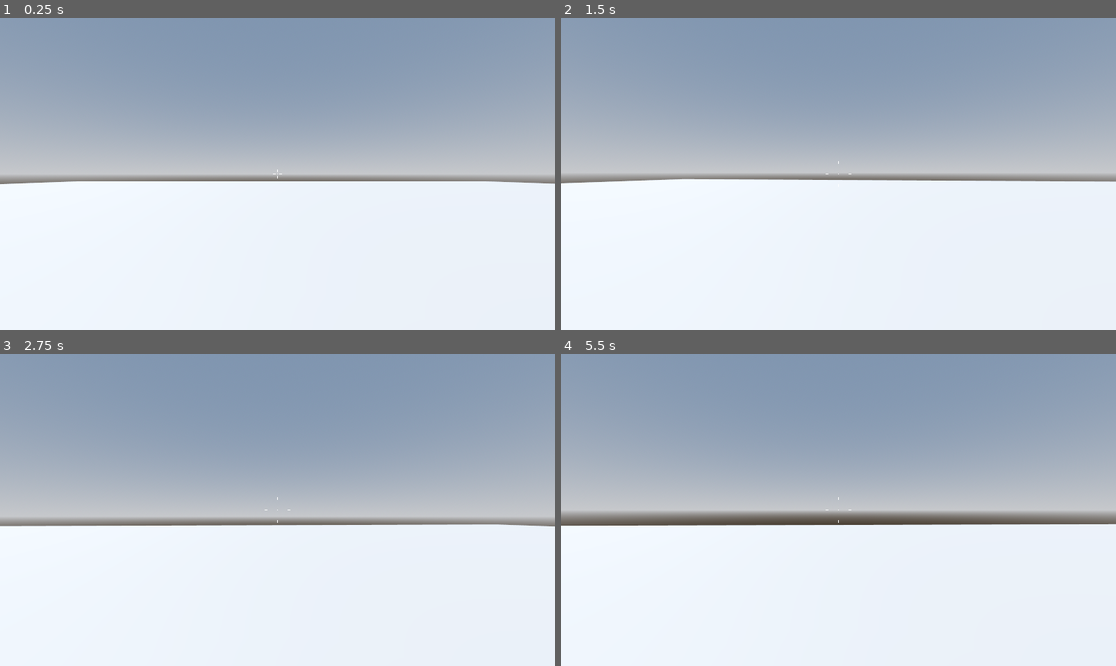
Above: before the commit, frames 1-4 (two rows, left to right).
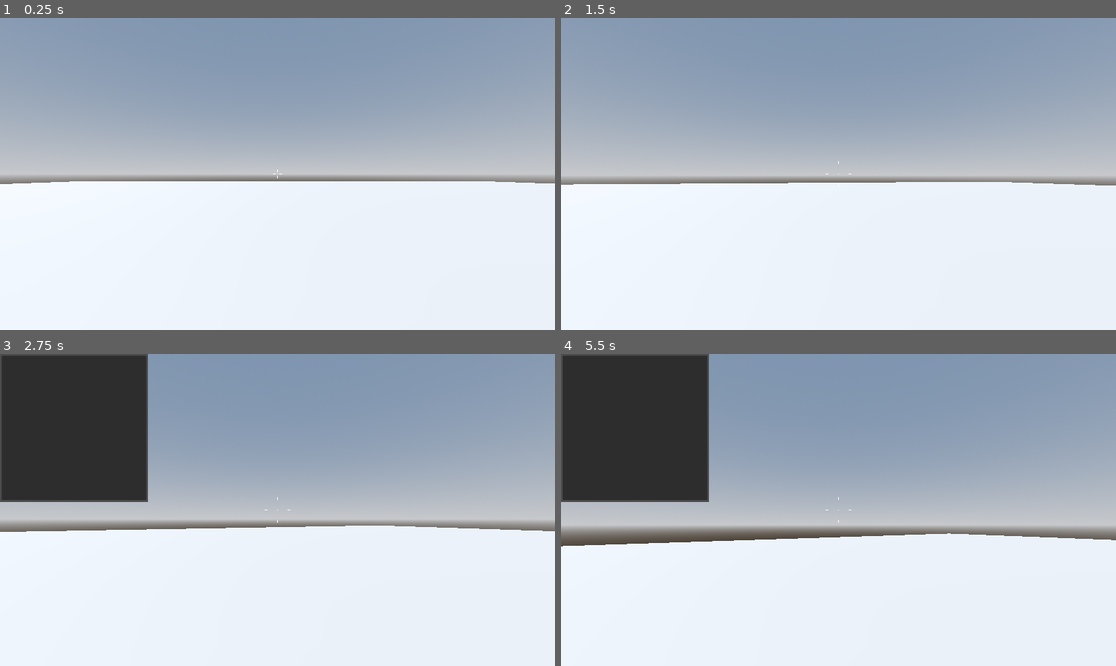
Above: after the commit, the same moments.

Repository: Vetherion/Vetherion
Game: Godot game, scene res://Scenes/3D_Level.tscn
The game is run twice, just before and just after one commit, with the same random seed, the same clock (stepped at 60 frames per second) and the same inputs.
Inputs (mouse positions are in pixels of both pictures, inside the frame that each line leads up to):
- Up to frame 1 (0.25 s): no input
- Up to frame 2 (1.5 s): tap Enter (ui_accept) at 0.5, 0.77 s; move the mouse to (866, 174) at 0.52 s; hold W (move_forward) from 0.53 s (still down); tap E (E, bound only after the commit) at 0.6 s; tap Tab (TAB, bound only after the commit) at 0.8, 1.35 s; move the mouse to (810, 174) at 1.27 s
- Up to frame 3 (2.75 s): keep holding W (move_forward); tap Enter (ui_accept) at 1.52 s; tap E (E, bound only after the commit) at 1.55 s; move the mouse to (288, 503) at 2.02 s; click (288, 503) at 2.1 s; tap Tab (TAB, bound only after the commit) at 2.3 s
- Up to frame 4 (5.5 s): keep holding W (move_forward); tap Enter (ui_accept) at 2.75, 3.02, 3.77, 4.52 s; move the mouse to (832, 516) at 2.77 s; tap 6 (six) at 2.85 s; tap E (E, bound only after the commit) at 3.05, 4.35 s; move the mouse to (877, 513) at 3.52 s; hold Shift (sprint) 3.53-4.28 s; tap Tab (TAB, bound only after the commit) at 3.8, 5.1 s; move the mouse to (794, 506) at 4.27 s; move the mouse to (844, 510) at 5.02 s

The runs differ from the first frame. In frame 1, less than 0.1% of the frame differs, in the area x 0-100%, y 52-54%; in frame 2, 2.7%; in frame 3, 16%; in frame 4, 21%, in the area x 0-100%, y 0-62%.

Commit message:
simple inventory system added

Diff:
--- a/Scenes/3D_Level.tscn
+++ b/Scenes/3D_Level.tscn
@@ -1,6 +1,7 @@
-[gd_scene load_steps=7 format=3 uid="uid://beqn6i68wci2n"]
+[gd_scene load_steps=10 format=3 uid="uid://beqn6i68wci2n"]
 
 [ext_resource type="PackedScene" uid="uid://dhjrc28o432pk" path="res://Scenes/player.tscn" id="1_m4hl5"]
+[ext_resource type="Script" path="res://Scripts/item.gd" id="2_8jfy3"]
 
 [sub_resource type="ProceduralSkyMaterial" id="ProceduralSkyMaterial_vp2qy"]
 sky_horizon_color = Color(0.64625, 0.65575, 0.67075, 1)
@@ -20,6 +21,11 @@
 
 [sub_resource type="ConvexPolygonShape3D" id="ConvexPolygonShape3D_t22s1"]
 points = PackedVector3Array(50.7837, 0.793495, 50.7837, -50.7837, -0.793495, -50.7837, -50.7837, 0.793495, -50.7837, 50.7837, -0.793495, -50.7837, -50.7837, -0.793495, 50.7837, -50.7837, 0.793495, 50.7837, 50.7837, 0.793495, -50.7837, 50.7837, -0.793495, 50.7837)
+
+[sub_resource type="BoxMesh" id="BoxMesh_17wg4"]
+
+[sub_resource type="ConvexPolygonShape3D" id="ConvexPolygonShape3D_ev31u"]
+points = PackedVector3Array(-0.5, -0.5, -0.5, 0.5, 0.5, 0.5, 0.5, -0.5, 0.5, 0.5, 0.5, -0.5, -0.5, 0.5, 0.5, 0.5, -0.5, -0.5, -0.5, -0.5, 0.5, -0.5, 0.5, -0.5)
 
 [node name="3D_Level" type="Node3D"]
 transform = Transform3D(1, 0, 0, 0, 1, 0, 0, 0, 1, 0, 0.453897, 0)
@@ -41,3 +47,63 @@
 
 [node name="player" parent="." instance=ExtResource("1_m4hl5")]
 transform = Transform3D(-4.37114e-08, 0, -1, 0, 1, 0, 1, 0, -4.37114e-08, -0.204, 1.53867, -1.222)
+
+[node name="MeshInstance3D3" type="MeshInstance3D" parent="." groups=["gun0", "inv_item"]]
+transform = Transform3D(1, 0, 0, 0, 1, 0, 0, 0, 1, -1.91317, 1.49334, 2.3369)
+mesh = SubResource("BoxMesh_17wg4")
+skeleton = NodePath("../MeshInstance3D2")
+script = ExtResource("2_8jfy3")
+
+[node name="StaticBody3D" type="StaticBody3D" parent="MeshInstance3D3"]
+
+[node name="CollisionShape3D" type="CollisionShape3D" parent="MeshInstance3D3/StaticBody3D"]
+transform = Transform3D(1.57364, 0, 0, 0, 1.57364, 0, 0, 0, 1.57364, 0, 0, 0)
+shape = SubResource("ConvexPolygonShape3D_ev31u")
+
+[node name="MeshInstance3D2" type="MeshInstance3D" parent="." groups=["gun0", "inv_item"]]
+transform = Transform3D(1, 0, 0, 0, 1, 0, 0, 0, 1, 0, 2.34234, 2.83027)
+mesh = SubResource("BoxMesh_17wg4")
+script = ExtResource("2_8jfy3")
+
+[node name="StaticBody3D" type="StaticBody3D" parent="MeshInstance3D2"]
+
+[node name="CollisionShape3D" type="CollisionShape3D" parent="MeshInstance3D2/StaticBody3D"]
+transform = Transform3D(1.57364, 0, 0, 0, 1.57364, 0, 0, 0, 1.57364, 0, 0, 0)
+shape = SubResource("ConvexPolygonShape3D_ev31u")
+
+[node name="Control" type="Control" parent="."]
+unique_name_in_owner = true
+visible = false
+layout_mode = 3
+anchor_right = 0.264
+anchor_bottom = 0.468
+offset_right = -0.880005
+offset_bottom = -0.440033
+
+[node name="SubViewportContainer" type="SubViewportContainer" parent="Control"]
+unique_name_in_owner = true
+layout_mode = 1
+anchors_preset = -1
+anchor_right = 1.012
+anchor_bottom = 1.014
+offset_right = -0.0720215
+offset_bottom = -0.0700073
+
+[node name="SubViewport" type="SubViewport" parent="Control/SubViewportContainer"]
+handle_input_locally = false
+render_target_update_mode = 0
+
+[node name="ItemList" type="ItemList" parent="Control/SubViewportContainer/SubViewport"]
+custom_minimum_size = Vector2(500, 500)
+anchors_preset = 8
+anchor_left = 0.5
+anchor_top = 0.5
+anchor_right = 0.5
+anchor_bottom = 0.5
+offset_left = -20.0
+offset_top = -20.0
+offset_right = 20.0
+offset_bottom = 20.0
+grow_horizontal = 2
+grow_vertical = 2
+max_text_lines = 2
--- a/Scenes/player.tscn
+++ b/Scenes/player.tscn
@@ -1,7 +1,8 @@
-[gd_scene load_steps=6 format=3 uid="uid://dhjrc28o432pk"]
+[gd_scene load_steps=7 format=3 uid="uid://dhjrc28o432pk"]
 
 [ext_resource type="Script" path="res://Scripts/player.gd" id="1_cbo13"]
 [ext_resource type="Script" path="res://Scripts/reticle.gd" id="2_77glr"]
+[ext_resource type="Script" path="res://Scripts/inventory.gd" id="3_eet5f"]
 
 [sub_resource type="StandardMaterial3D" id="StandardMaterial3D_oi0i1"]
 
@@ -28,6 +29,7 @@
 transform = Transform3D(1, 0, 0, 0, 1, 0, 0, 0, 1, 0, 0.643932, 0)
 
 [node name="UserInterface" type="Control" parent="."]
+unique_name_in_owner = true
 layout_mode = 3
 anchors_preset = 15
 anchor_right = 1.0
@@ -65,3 +67,21 @@
 [node name="Left" type="Line2D" parent="UserInterface/Reticle"]
 points = PackedVector2Array(-5, 0, -15, 0)
 width = 2.0
+
+[node name="Label" type="Label" parent="UserInterface"]
+unique_name_in_owner = true
+layout_mode = 1
+anchors_preset = -1
+anchor_left = 0.401
+anchor_top = 0.633
+anchor_right = 0.62
+anchor_bottom = 0.697
+offset_left = -0.920044
+offset_top = 0.359985
+offset_right = -0.400024
+offset_bottom = 0.23999
+theme_override_font_sizes/font_size = 50
+text = "Press E to pick up"
+
+[node name="Inventory" type="Node" parent="."]
+script = ExtResource("3_eet5f")
--- /dev/null
+++ b/Scripts/inventory.gd
@@ -0,0 +1,42 @@
+extends Node
+const RAY_LENGTH = 1.8
+
+
+var inventory = {
+	0: "void"
+}
+var item_count = 0
+var is_inv_open = false
+# Called when the node enters the scene tree for the first time.
+func _ready() -> void:
+	pass # Replace with function body.
+
+func _process(delta) -> void:
+	if Input.is_action_just_pressed("TAB"):
+		if is_inv_open == false:
+			get_node("../../Control").visible = 1
+			Input.mouse_mode = Input.MOUSE_MODE_VISIBLE
+			is_inv_open = true
+		else:
+			get_node("../../Control").visible = 0
+			Input.mouse_mode = Input.MOUSE_MODE_CAPTURED
+			is_inv_open = false
+
+func is_eligible() -> MeshInstance3D:
+	var mousePos = get_viewport().get_mouse_position()
+	var camera3d = %Camera3D
+	var from = camera3d.project_ray_origin(mousePos)
+	var to = from + camera3d.project_ray_normal(mousePos) * RAY_LENGTH
+
+	var new_intersection = PhysicsRayQueryParameters3D.create(from, to)
+	var intersection = camera3d.get_world_3d().direct_space_state.intersect_ray(new_intersection)
+
+	if not intersection.is_empty() and instance_from_id(intersection.collider_id).get_parent().is_in_group("inv_item"):
+		return instance_from_id(intersection.collider_id).get_parent()
+	else:
+		return null
+
+func add_to_inv(item_type) -> void:
+	inventory[item_count + 1] = item_type
+	item_count += 1
+	get_node("../../Control/SubViewportContainer/SubViewport/ItemList").add_item(item_type)
--- /dev/null
+++ b/Scripts/item.gd
@@ -0,0 +1,10 @@
+extends Node
+
+# Called when the node enters the scene tree for the first time.
+func _ready() -> void:
+	pass # Replace with function body.
+
+
+# Called every frame. 'delta' is the elapsed time since the previous frame.
+func _process(delta: float) -> void:
+	pass
--- a/Scripts/player.gd
+++ b/Scripts/player.gd
@@ -21,8 +21,13 @@
 const char_AMP = 0.08
 var t_char = 0.0
 
+
+@onready var inventory_script = get_node("Inventory")
+
+
 func _ready() -> void: #Start the game by capturing the mouse
 	Input.mouse_mode = Input.MOUSE_MODE_CAPTURED
+
 
 func _input(event: InputEvent) -> void:
 	if event.is_action_pressed("six"):
@@ -68,6 +73,33 @@
 
 	velocity = velocity.move_toward(move_direction * move_speed, acceleration * delta)
 
+
+
+
+
+
+
+
+
+
+
+
+
+
+
+
+	## inventory
+	if inventory_script.is_eligible() != null:
+		%Label.visible = 1;
+		if Input.is_action_just_pressed("E"):
+			var item = inventory_script.is_eligible()
+			if "gun0" in item.get_groups():
+				inventory_script.add_to_inv("gun0")
+			item.queue_free()
+		else:
+			pass
+	else:
+		%Label.visible = 0;
 func _process(delta: float) -> void:
 	# Gravity
 	if not is_on_floor():
--- a/project.godot
+++ b/project.godot
@@ -19,6 +19,11 @@
 
 window/size/viewport_width=1920
 window/size/viewport_height=1080
+
+[global_group]
+
+inv_item=""
+gun0=""
 
 [input]
 
@@ -57,11 +62,17 @@
 "events": [Object(InputEventKey,"resource_local_to_scene":false,"resource_name":"","device":-1,"window_id":0,"alt_press …(195 unchanged characters)…
 ]
 }
+E={
+"deadzone": 0.5,
+"events": [Object(InputEventKey,"resource_local_to_scene":false,"resource_name":"","device":-1,"window_id":0,"alt_pressed":false,"shift_pressed":false,"ctrl_pressed":false,"meta_pressed":false,"pressed":false,"keycode":0,"physical_keycode":69,"key_label":0,"unicode":101,"location":0,"echo":false,"script":null)
+]
+}
+TAB={
+"deadzone": 0.5,
+"events": [Object(InputEventKey,"resource_local_to_scene":false,"resource_name":"","device":-1,"window_id":0,"alt_pressed":false,"shift_pressed":false,"ctrl_pressed":false,"meta_pressed":false,"pressed":false,"keycode":0,"physical_keycode":4194306,"key_label":0,"unicode":0,"location":0,"echo":false,"script":null)
+]
+}
 
 [rendering]
 
-anti_aliasing/quality/msaa_2d=3
-anti_aliasing/quality/msaa_3d=3
 viewport/hdr_2d=true
-anti_aliasing/quality/screen_space_aa=1
-anti_aliasing/quality/use_taa=true
